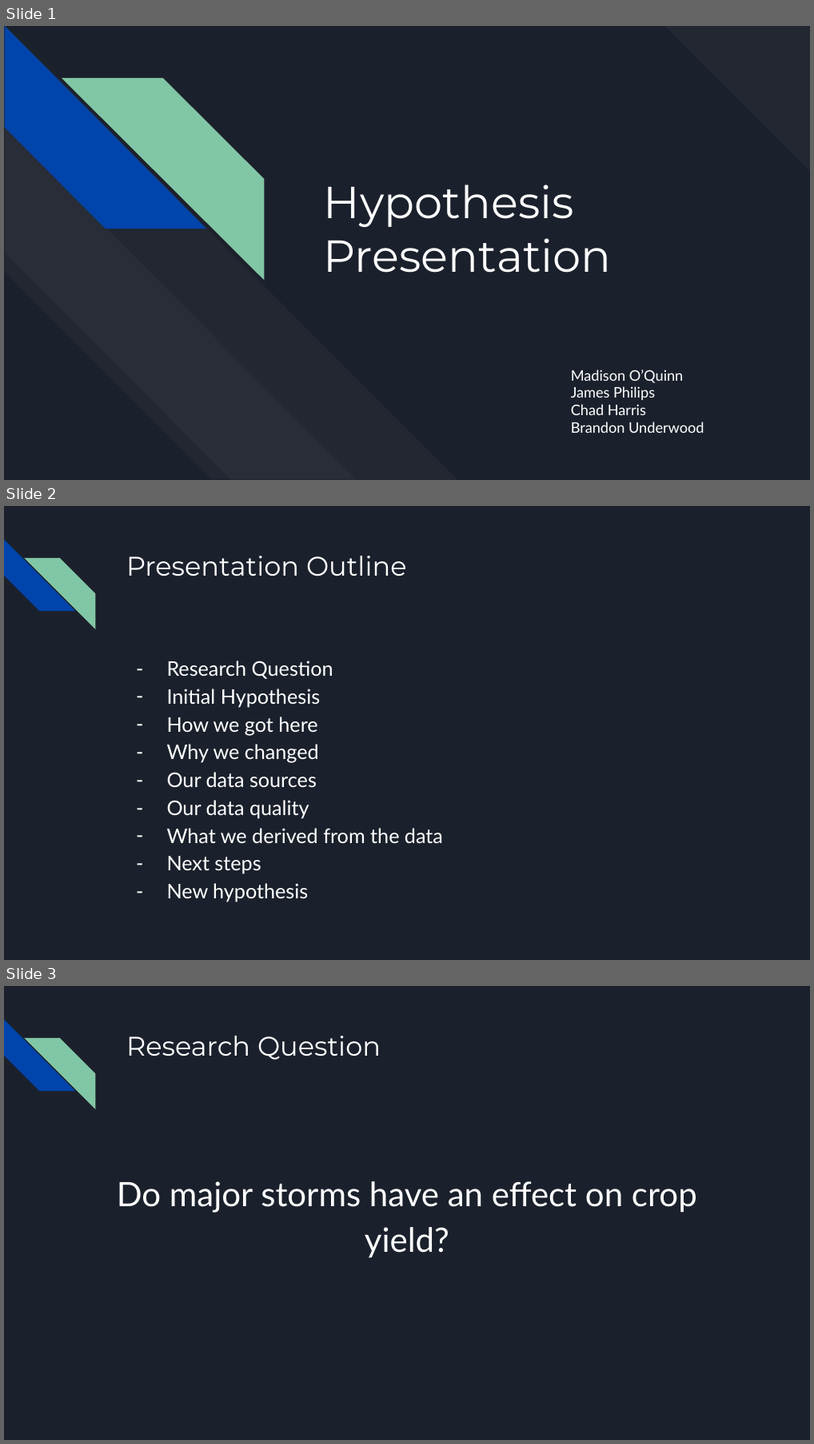
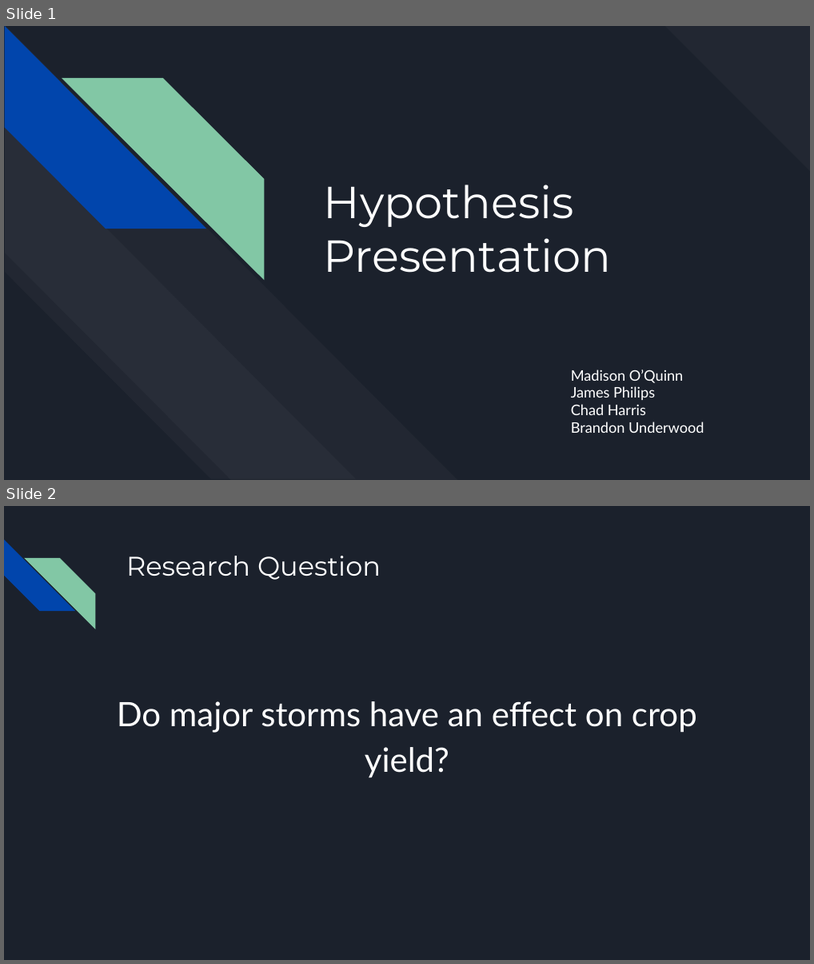
Before and after one commit to mtoquinn/BigData-Fall-2018, a slide deck: Presentations/Presentation 1/Big Data Presentation 1.pptx. Shown one above the other, each under a label of ours: slides 1, 2 and 3 before the commit, slides 1 and 2 after it. The pictures are 814x1444 and 814x964 pixels, drawn with LibreOffice and Linux fonts; fonts in the diff are those of the drawing. Boxes give left, top, right and bottom in pixels: in the first picture for what was removed or moved away, otherwise in the second. Text is boxed around its words. In the diff, an @@ line names an element or a change of style, - is before the commit and + after.

```diff
--- a/Presentations/Presentation 1/Big Data Presentation 1.pptx
+++ b/Presentations/Presentation 1/Big Data Presentation 1.pptx
@@ slide 2 removed at (4,506,810,960), background #1B212C; not listed: 2 template elements that a slide beside it also shows @@
@@ title removed at (126,556,407,576) @@
-Presentation Outline
@@ text removed at (167,660,443,902) @@
-– Research Question
-– Initial Hypothesis
-– How we got here
-– Why we changed
-– Our data sources
-– Our data quality
-– What we derived from the data
-– Next steps
-– New hypothesis
@@ what was slide 3 is now slide 2 @@
```
Also in this commit, not shown: 2 slides changed.
